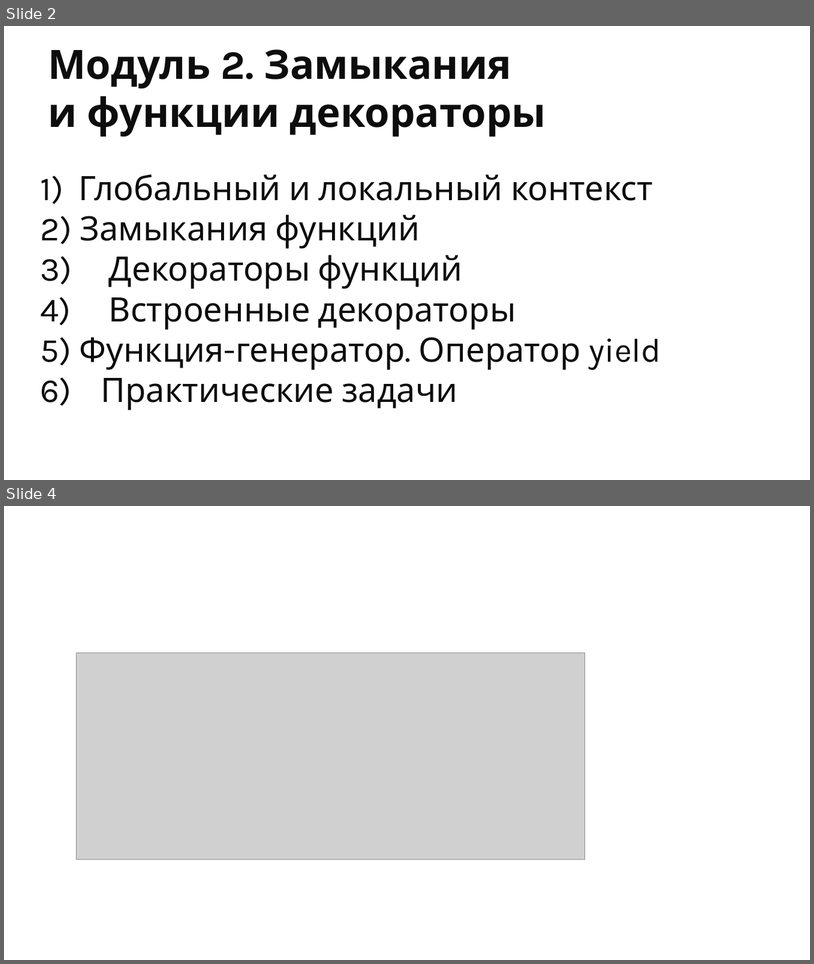
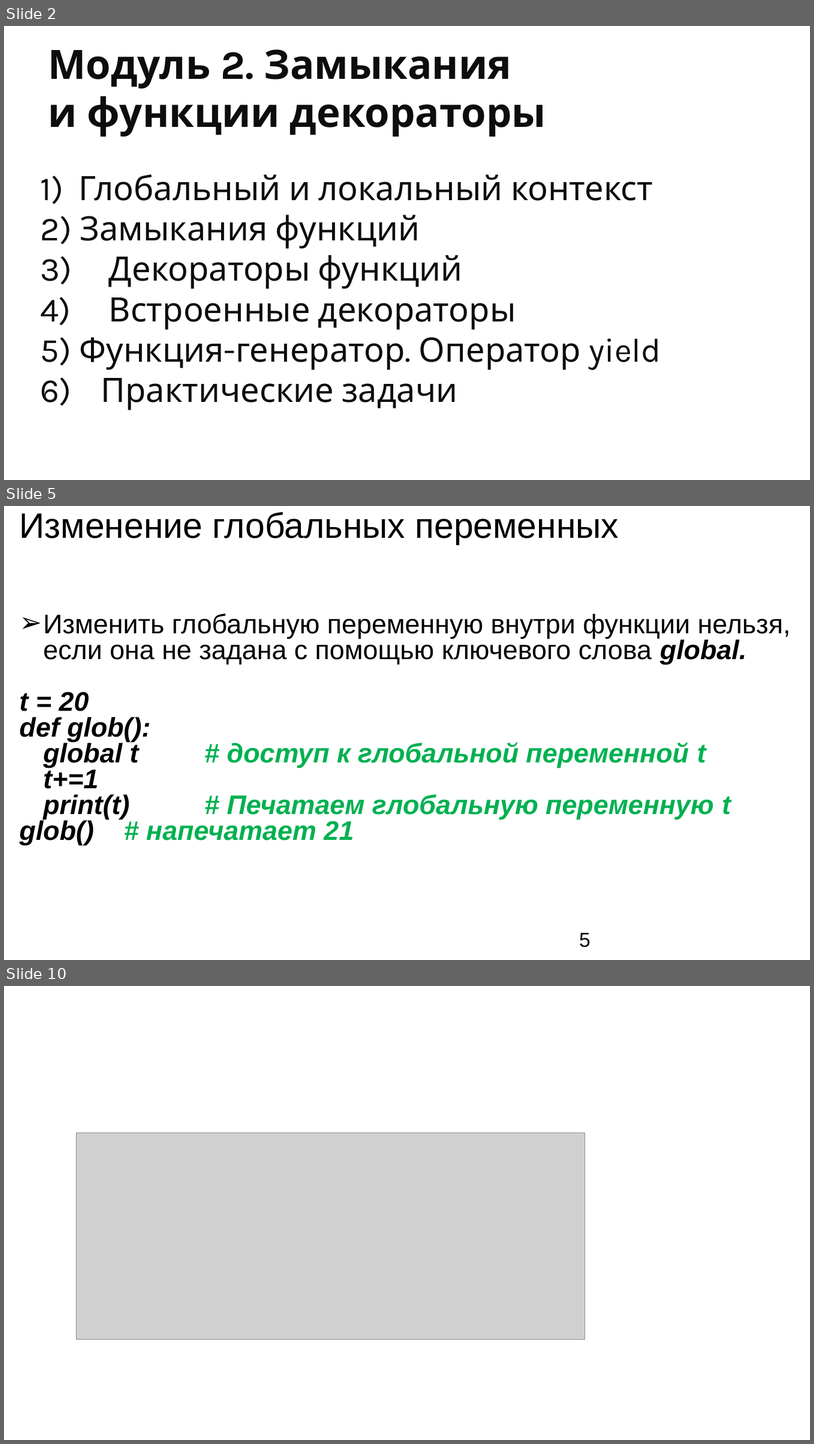
Before and after one commit to ookotukoo/pt-2.1-from-11.11, a slide deck: m2/ppt/2.pptx. Shown one above the other, each under a label of ours: slides 2 and 4 before the commit, slides 2, 5 and 10 after it; the slides between them are not shown. The pictures are 814x964 and 814x1444 pixels, drawn with LibreOffice and Linux fonts; fonts in the diff are those of the drawing; grey boxes stand for pictures; background and template pictures are left out. Boxes give left, top, right and bottom in pixels: in the first picture for what was removed or moved away, otherwise in the second. Text is boxed around its words. In the diff, an @@ line names an element or a change of style, - is before the commit and + after.

```diff
--- a/m2/ppt/2.pptx
+++ b/m2/ppt/2.pptx
@@ slide 5 added at box(4, 506, 810, 960), background #FFFFFF @@
@@ title added at box(20, 512, 620, 544), 42 pt, text #000000 @@
+Изменение глобальных переменных
@@ text added at box(20, 613, 791, 845), 32 pt, text #000000, bold, italic @@
+➢ Изменить глобальную переменную внутри функции нельзя, если она не задана с помощью ключевого слова global.
+t = 20
+def glob():
+global t # доступ к глобальной переменной t
+t+=1
+print(t) # Печатаем глобальную переменную t
+glob() # напечатает 21
@@ page number added at box(579, 933, 591, 947), 24 pt, text #000000 @@
+5
@@ what was slide 4 is now slide 10 @@
```
Also in this commit, not shown: 6 other slides added, 7 other files.
